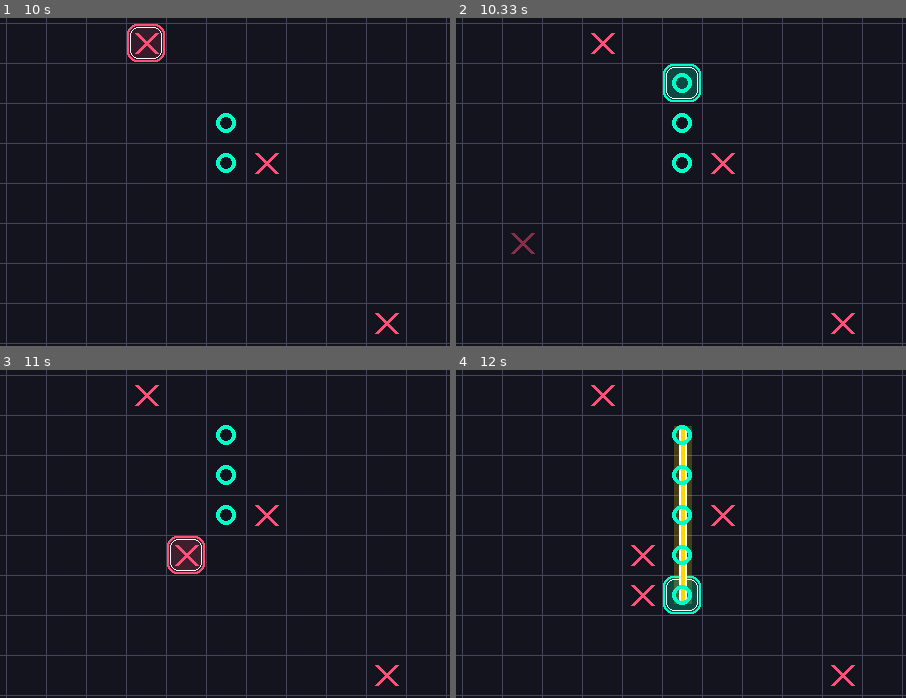
Above: before the commit, frames 1-4 (two rows, left to right).
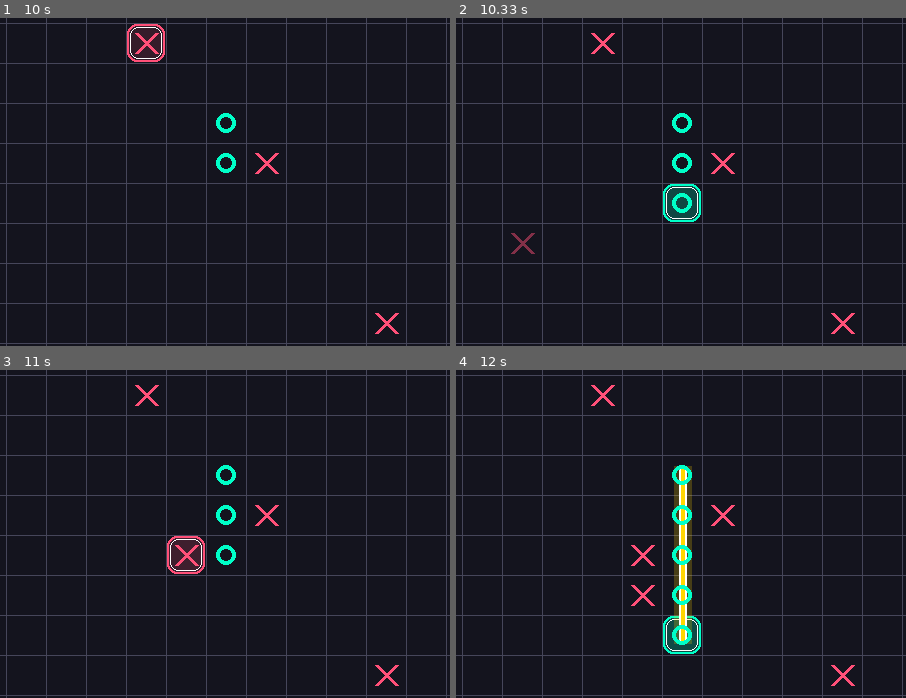
Above: after the commit, the same moments.

Repository: Vuongtlwir/project-ai-caro
Game: pygame game, started from main.py
Two runs of this game, one before a commit and one after it. Both use one fixed random seed, a clock stepped at 60 frames per second and the inputs below.
Inputs (mouse positions are % of the whole screen's width and height, from its top left):
- Up to frame 1 (10 s): click (50, 48) at 0.38 s; click (13, 38) at 0.72 s; click (54, 61) at 1.05 s; click (16, 73) at 1.38 s; click (17, 81) at 1.72 s; click (22, 33) at 2.05 s; click (59, 22) at 2.38 s; click (42, 42) at 2.72 s; click (67, 85) at 3.05 s; click (64, 62) at 3.38 s; click (14, 73) at 3.72 s; click "RESTART" at 4.05 s; click (15, 30) at 4.38 s; click (28, 31) at 4.72 s; click (25, 82) at 5.05 s; click (12, 30) at 5.38 s; click (15, 57) at 5.72 s; click (36, 71) at 6.05 s; click (48, 58) at 6.38 s; click (34, 77) at 6.72 s; click (66, 26) at 7.05 s; click "RESTART" at 7.95 s; click (38, 38) at 8.28 s; click (13, 65) at 8.62 s; click (39, 33) at 8.95 s; click (53, 58) at 9.28 s; click (65, 40) at 9.62 s; click (23, 16) at 9.95 s
- Up to frame 2 (10.33 s): click (14, 47) at 10.28 s
- Up to frame 3 (11 s): click (84, 9) at 10.62 s; click (27, 43) at 10.95 s
- Up to frame 4 (12 s): click (58, 75) at 11.28 s; click (29, 51) at 11.62 s
The pictures show only the part of the screen within x 8-58%, y 14-64%; the shares and areas given below are measured in that part.

Frame 1 is identical in both runs. In frame 2, 1.8% of the frame differs, in the area x 46-55%, y 14-63%; in frame 3, 0.3%; in frame 4, 2.1%, in the area x 46-55%, y 16-87%.

Commit message:
Update AI

Diff:
--- a/src/ai/heuristic.py
+++ b/src/ai/heuristic.py
@@ -43,7 +43,7 @@
 BROKEN_THREE_SCORE = 8_000   # X_XX or XX_X pattern
 
 # MỨC ĐỘ ƯU TIÊN CHO CÁC MỐI ĐE DỌA TỪ ĐỐI THỦ
-OPPONENT_WEIGHT =  1.15
+OPPONENT_WEIGHT =  1.5
 
 # THƯỞNG THÊM NẾU KIỂM SOÁT ĐIỂM TRUNG TÂM
 CENTER_BONUS = 15
--- a/src/ai/minimax.py
+++ b/src/ai/minimax.py
@@ -264,8 +264,7 @@
     # TẠO THREAT MẠNH CHO AI trước, nhưng vẫn chặn nếu player có threat tức thời.
     def is_dangerous_threat(self, board: Board, player):
 
-        double_open3 = 0
-
+        open3_count = 0
         for row in range(BOARD_SIZE):
             for col in range(BOARD_SIZE):
 
@@ -300,10 +299,9 @@
                         return True
 
                     if length == 3 and open_ends == 2:
-                        double_open3 += 1
-                        if double_open3 >= 2:
-                            return True
-
+                        open3_count +=1
+        if open3_count >= 1:
+            return True
         return False
     # TÌM NƯỚC TẤN CÔNG CHIẾM ƯU THẾ NHANH (open 3, broken 3)
     def find_immediate_threat_block(self, board: Board):
--- a/src/ai/move_ordering.py
+++ b/src/ai/move_ordering.py
@@ -4,7 +4,7 @@
 
 from .types import Move
 from src.game.constants import *
-from .heuristic import CENTER_BONUS, NEIGHBOR_RADIUS
+from .heuristic import CENTER_BONUS, NEIGHBOR_RADIUS, OPPONENT_WEIGHT
 
 NEAREST_STONE_BONUS = 12
 
@@ -54,11 +54,19 @@
 
             tactical = self.quick_tactical_score(board, row, col)
             score += tactical
-
             # TĂNG ĐIỂM CHO NƯỚC ĐI TẠO THREAT MẠNH
             board.make_move_simulate(row, col, AI)
+            threat_score = self.count_threat_at(
+                board,
+                row,
+                col,
+                AI
+            )
+
+            score += threat_score * 5
+
             if self.is_dangerous_threat(board, AI):
-                score += 300_000  # tạo threat
+                score += 300_000
             board.undo_move_simulate(row, col)
 
             # CHỐNG THREAT CỦA player
@@ -67,7 +75,7 @@
                 board.make_move_simulate(row, col, AI)
 
                 if not self.is_dangerous_threat(board, HUMAN):
-                    score += 500000
+                    score += 500_000
 
                 board.undo_move_simulate(row, col)
 
